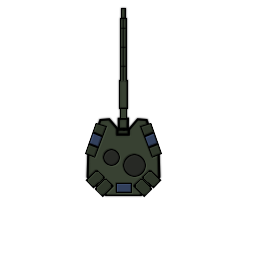
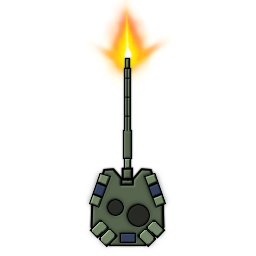
The second 256 × 256 image is a revision of the first. Changes to its layers:
painted on "Cannon" over left=120, top=8, right=131, bottom=131
painted on "Cannon Shadow" over left=118, top=6, right=133, bottom=133
painted on "Cannon Detail" over left=121, top=19, right=130, bottom=131
painted on "Cannon Colour Bump" over left=121, top=9, right=130, bottom=131
painted on "Detail 01" over left=84, top=122, right=167, bottom=248
painted on "Detail 01 Colour Bump" over left=86, top=124, right=165, bottom=245
added layer "Detail 01 Shadow" (60%) above "Turret Hub Base" over left=84, top=167, right=170, bottom=250
painted on "Turret Hub Base" over left=86, top=80, right=165, bottom=246
painted on "Turret Hub Base Colour Bump" over left=88, top=81, right=163, bottom=246
moved "Turret Hub Base Shadow" above "Pasted Layer", painted on it over left=84, top=78, right=167, bottom=248
added layer "Pasted Layer" above "Bump Map Source" over left=85, top=0, right=171, bottom=90
